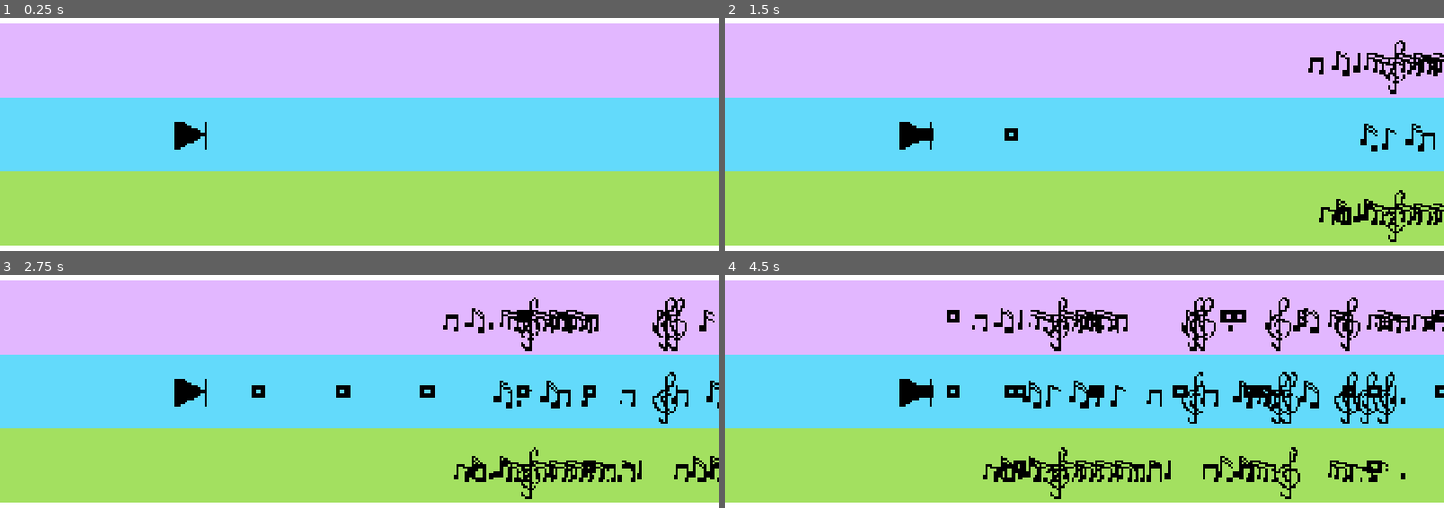
Above: before the commit, frames 1-4 (two rows, left to right).
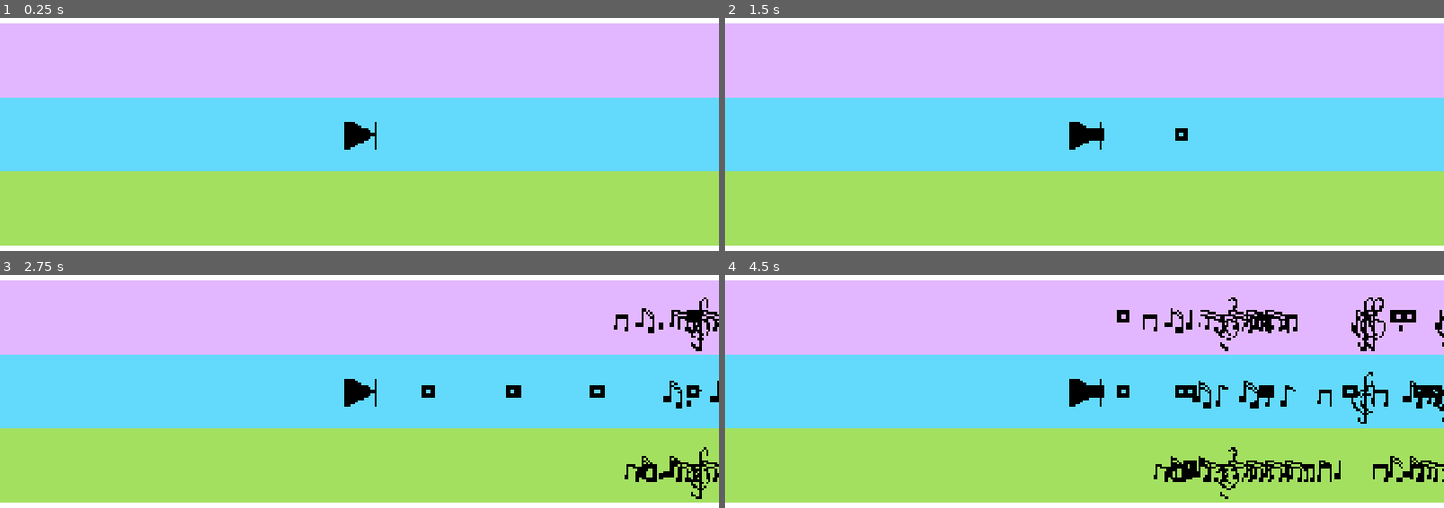
Above: after the commit, the same moments.

Repository: chorwat2137/haven-2026
Game: Godot game, scene res://scenes/main.tscn
Same seed, same stepped clock (60 frames per second), same inputs: the game is played once before the commit and once after it.
Inputs:
- Up to frame 1 (0.25 s): no input
- Up to frame 2 (1.5 s): tap Enter (ui_accept) at 0.5, 0.77 s; hold Right (ui_right) from 0.53 s (still down); tap Space (shoot) at 0.6, 1.35 s
- Up to frame 3 (2.75 s): tap Enter (ui_accept) at 1.52 s; release Right (ui_right) at 2.03 s; hold Left (ui_left) from 2.03 s (still down); tap Space (shoot) at 2.1 s
- Up to frame 4 (4.5 s): release Left (ui_left) at 2.78 s; hold Right (ui_right) 2.78-4.28 s; tap Space (shoot) at 2.85, 3.6, 4.35 s; tap Enter (ui_accept) at 3.02, 3.77 s; hold Left (ui_left) from 4.28 s (still down)

The runs differ from the first frame. In frame 1, 0.7% of the frame differs, in the area x 24-53%, y 44-57%; in frame 2, 3.2%; in frame 3, 6.1%; in frame 4, 11%, in the area x 24-100%, y 9-97%.

Commit message:
Automatic sync

Diff:
--- a/scenes/main.tscn
+++ b/scenes/main.tscn
@@ -46,7 +46,6 @@
 [node name="Player" parent="." unique_id=2121710803 instance=ExtResource("1_o5qli")]
 
 [node name="Camera2D2" type="Camera2D" parent="Player" unique_id=2011008339]
-position = Vector2(454, 0)
 
 [node name="Spectrum" parent="Player/Camera2D2" unique_id=137574055 instance=ExtResource("3_sugp2")]
 z_index = -1
